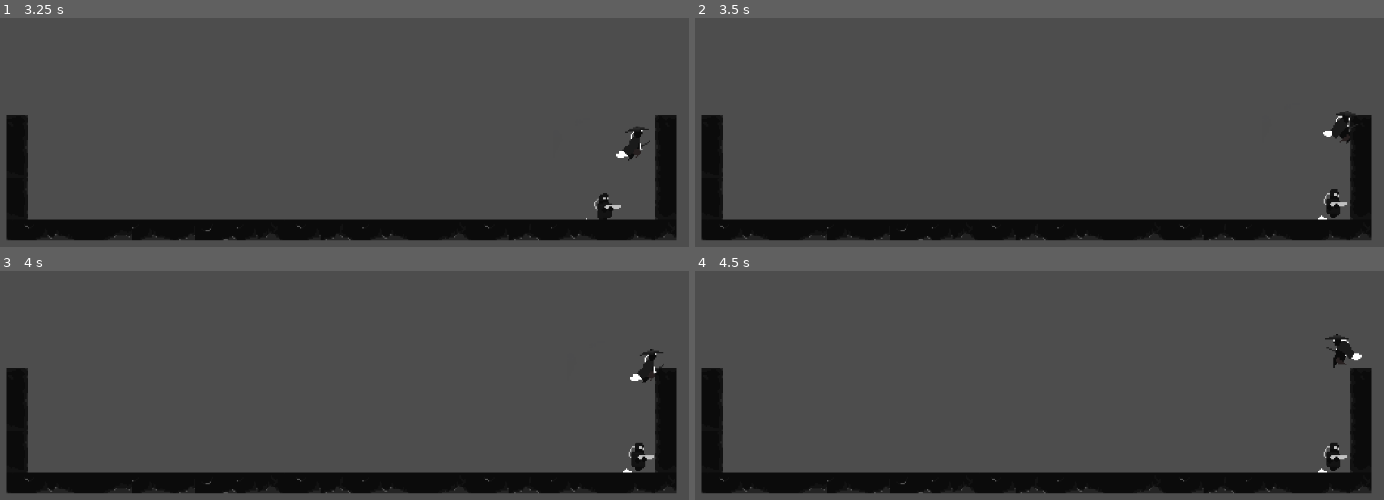
Above: before the commit, frames 1-4 (two rows, left to right).
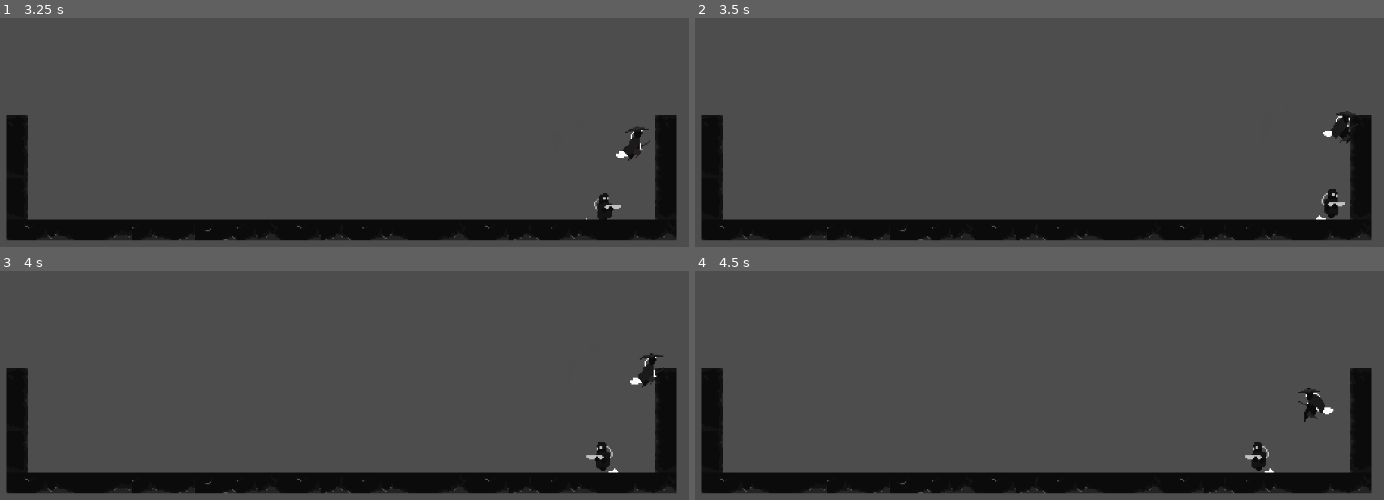
Above: after the commit, the same moments.

Repository: Pbrochu94/Prototype_game
Game: Godot game, scene res://prototype_scene.tscn
The game is run twice, just before and just after one commit, with the same random seed, the same clock (stepped at 60 frames per second) and the same inputs.
Inputs:
- Up to frame 1 (3.25 s): hold D (move_right) 0.53-2.03 s; tap Space (jump) at 0.77, 1.52, 3.02 s; hold A (move_left) 2.03-2.78 s; hold D (move_right) from 2.78 s (still down)
- Up to frame 2 (3.5 s): keep holding D (move_right)
- Up to frame 3 (4 s): keep holding D (move_right); tap Space (jump) at 3.77 s
- Up to frame 4 (4.5 s): release D (move_right) at 4.28 s; hold A (move_left) from 4.28 s (still down)

Frame 1 is identical in both runs. In frame 2, 0.1% of the frame differs, in the area x 90-95%, y 74-89%; in frame 3, 0.7%; in frame 4, 1.1%, in the area x 79-97%, y 27-89%.

Commit message:
updated detection zone to be a zone only in front that flip with sprite

Diff:
--- a/enemies/Minor gun enemy/minor_gun_enemy.tscn
+++ b/enemies/Minor gun enemy/minor_gun_enemy.tscn
@@ -83,8 +83,6 @@
 [sub_resource type="RectangleShape2D" id="RectangleShape2D_k1mr1"]
 size = Vector2(21, 23)
 
-[sub_resource type="CircleShape2D" id="CircleShape2D_n4otp"]
-
 [node name="MinorGunEnemy" type="CharacterBody2D"]
 script = ExtResource("1_7y7rn")
 
@@ -95,17 +93,15 @@
 sprite_frames = SubResource("SpriteFrames_lmvle")
 animation = &"walk"
 
+[node name="DetectionArea" type="Area2D" parent="SpritePivot" groups=["enemy"]]
+collision_layer = 2
+
+[node name="CollisionPolygon2D" type="CollisionPolygon2D" parent="SpritePivot/DetectionArea"]
+polygon = PackedVector2Array(78, -178, 2, -7, 89, 117, 262, 137, 260, -208)
+
 [node name="CollisionShape2D" type="CollisionShape2D" parent="."]
 position = Vector2(2, 0.5)
 shape = SubResource("RectangleShape2D_k1mr1")
 
-[node name="DetectionArea" type="Area2D" parent="." groups=["enemy"]]
-collision_layer = 2
-
-[node name="CollisionShape2D" type="CollisionShape2D" parent="DetectionArea"]
-scale = Vector2(15, 15)
-shape = SubResource("CircleShape2D_n4otp")
-debug_color = Color(0.921569, 0.188235, 0.529412, 0.419608)
-
-[connection signal="body_entered" from="DetectionArea" to="." method="_on_detection_area_body_entered"]
-[connection signal="body_exited" from="DetectionArea" to="." method="_on_detection_area_body_exited"]
+[connection signal="body_entered" from="SpritePivot/DetectionArea" to="." method="_on_detection_area_body_entered"]
+[connection signal="body_exited" from="SpritePivot/DetectionArea" to="." method="_on_detection_area_body_exited"]
Not shown: 1 places in enemies/Minor gun enemy/minor_gun_enemy.tscn that only renumber resources
